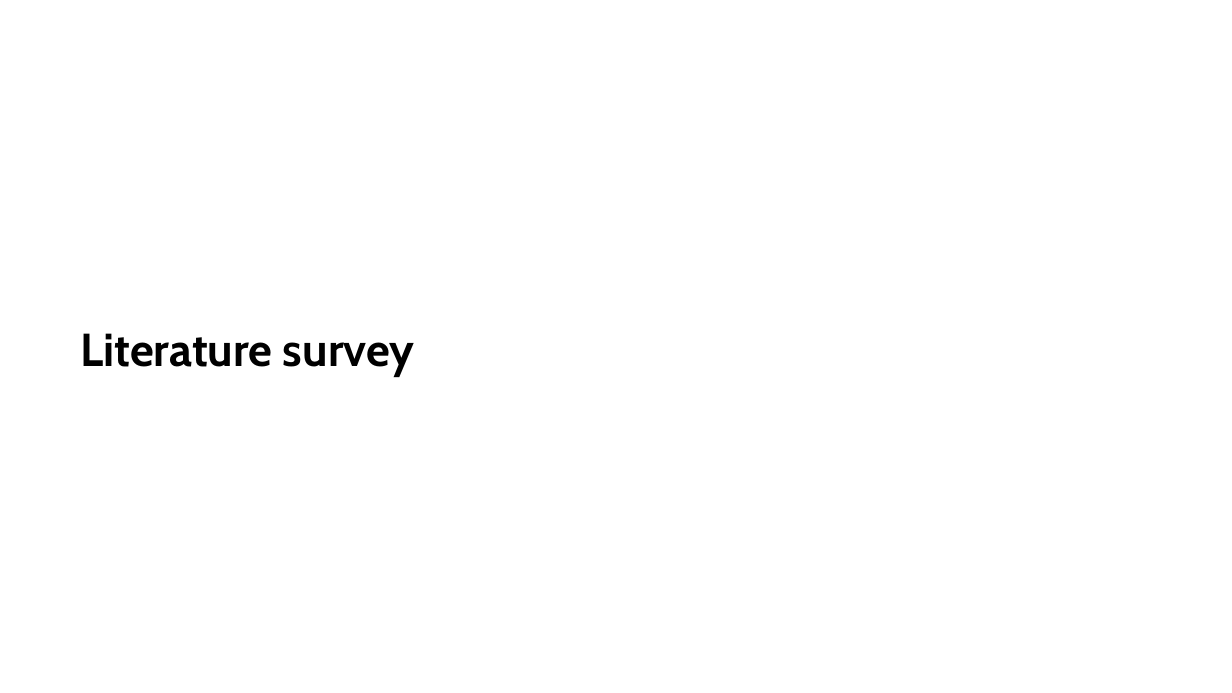
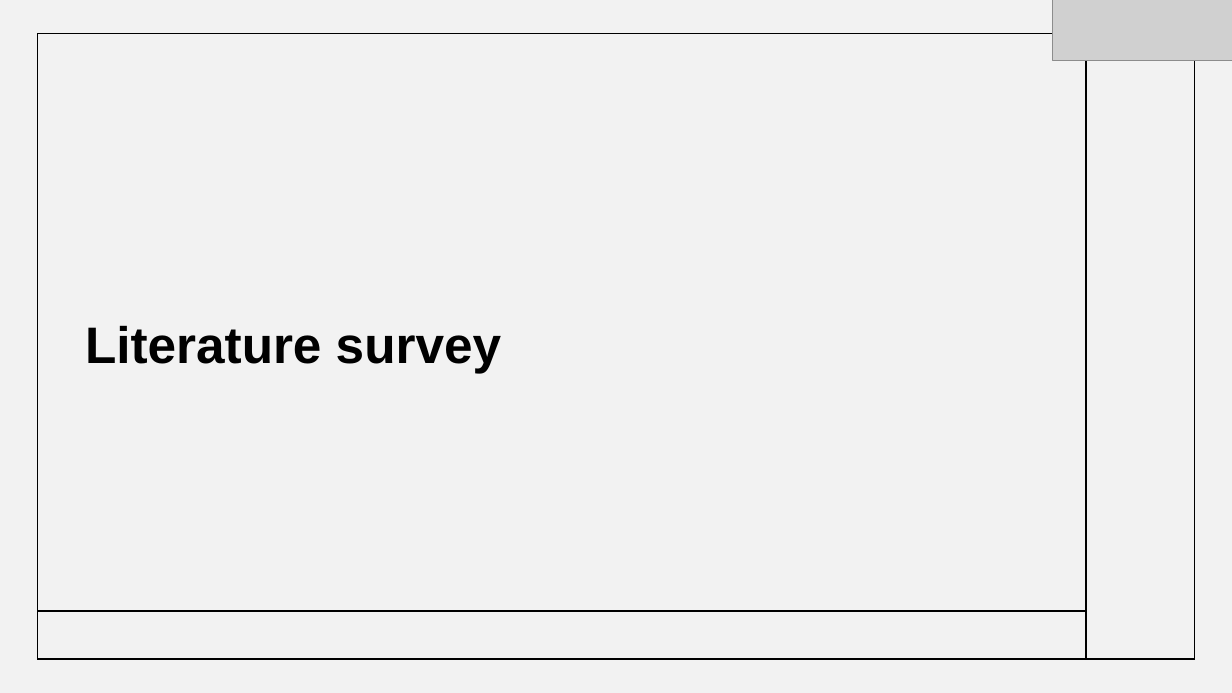
Before and after one commit to 2010030151-satya/Music-generation, a slide deck: slide 7 of presentations/aids_review1.pptx. Drawn at 1232x693 pixels with LibreOffice and Linux fonts; fonts in the diff are those of the drawing; grey boxes stand for pictures. Boxes give left, top, right and bottom in pixels: in the first picture for what was removed or moved away, otherwise in the second. Text is boxed around its words. In the diff, an @@ line names an element or a change of style, - is before the commit and + after.

```diff
--- a/presentations/aids_review1.pptx
+++ b/presentations/aids_review1.pptx
@@ rectangle added at [0, 0, 1232, 693], fill #000000 at 5% opacity @@
@@ picture added at [1053, 0, 1232, 60] @@
@@ rectangle added at [37, 34, 1195, 660], outline #000000 1 pt @@
@@ line added from (1086, 34) to (1086, 659), #000000 1 pt @@
@@ title "Literature survey": place and size @@
-title "Literature survey" at [80, 333, 415, 377]
+title "Literature survey" at [85, 325, 501, 373]
@@ title "Literature survey" at [85, 325, 501, 373]: size 36 to 40 pt, font Cabin to Arial; line spacing 46pt to 0.9 @@
@@ line added from (38, 611) to (1086, 611), #000000 1 pt @@
```
Also in this commit, not shown: 13 other slides changed, 1 slide added, 2 other files.
